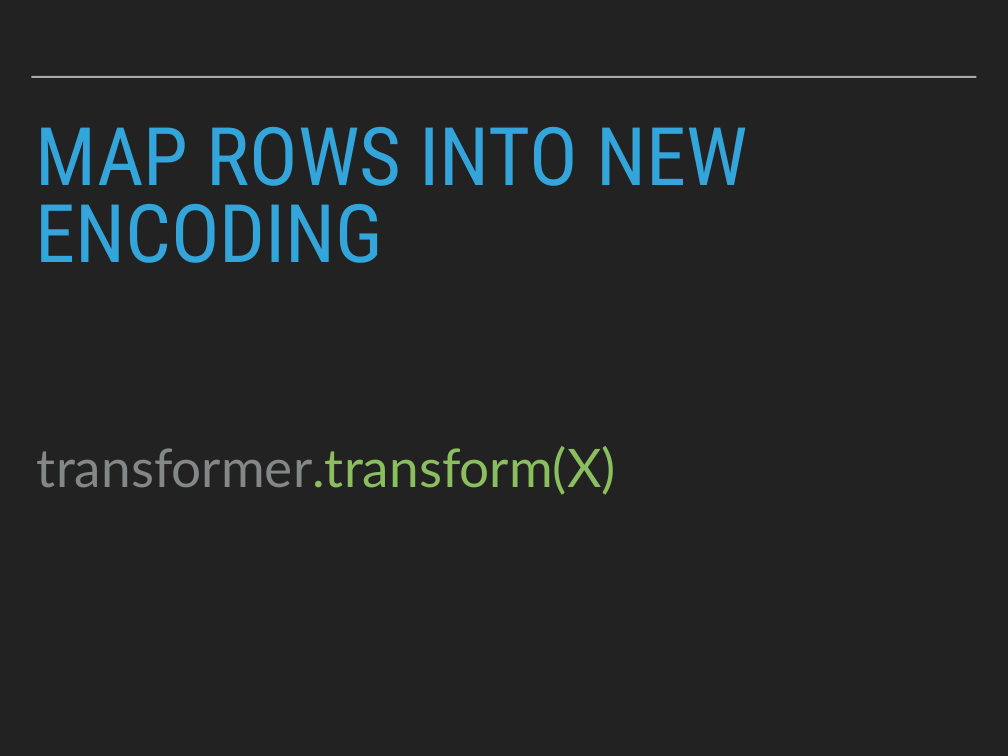
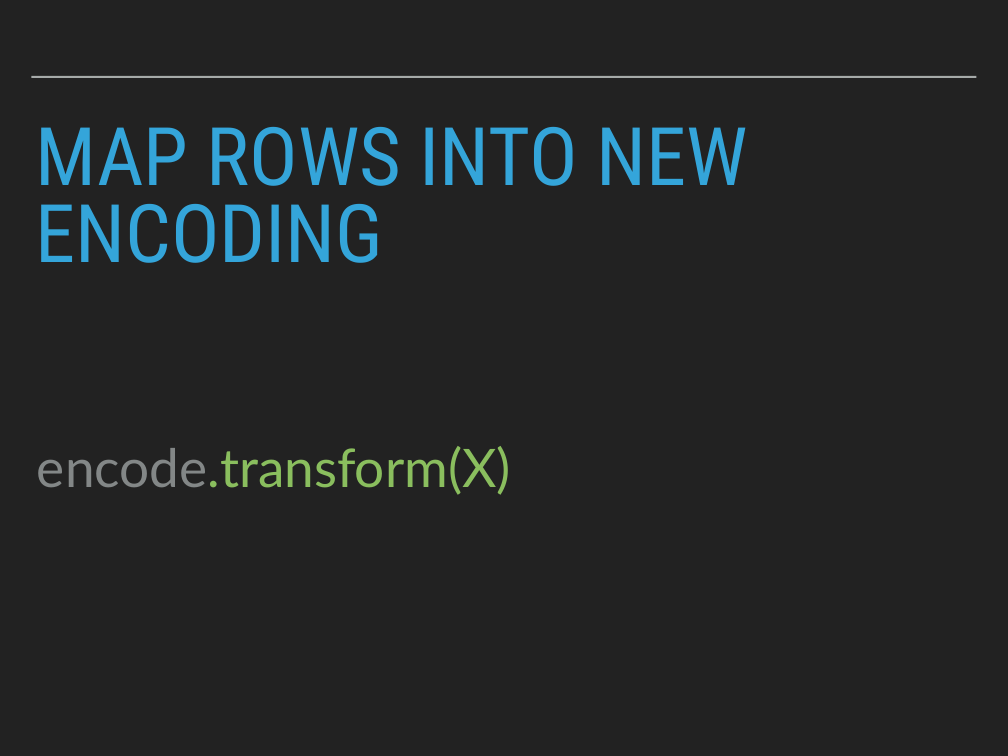
Before and after one commit to patricks1/noble-machine-learning, a slide deck: slide 52 of Session2/Session2_Slides.pptx (slide 8 before the commit). Drawn at 1008x756 pixels with LibreOffice and Linux fonts; fonts in the diff are those of the drawing. Boxes give left, top, right and bottom in pixels: in the first picture for what was removed or moved away, otherwise in the second. Text is boxed around its words. In the diff, an @@ line names an element or a change of style, - is before the commit and + after.

```diff
--- a/Session2/Session2_Slides.pptx
+++ b/Session2/Session2_Slides.pptx
@@ text at <box>37,446,511,495</box>: text changed @@
-transformer.transform(X)
+encode.transform(X)
```
Also in this commit, not shown: 3 other slides changed, 39 slides added, 25 slides removed, 3 other files.
